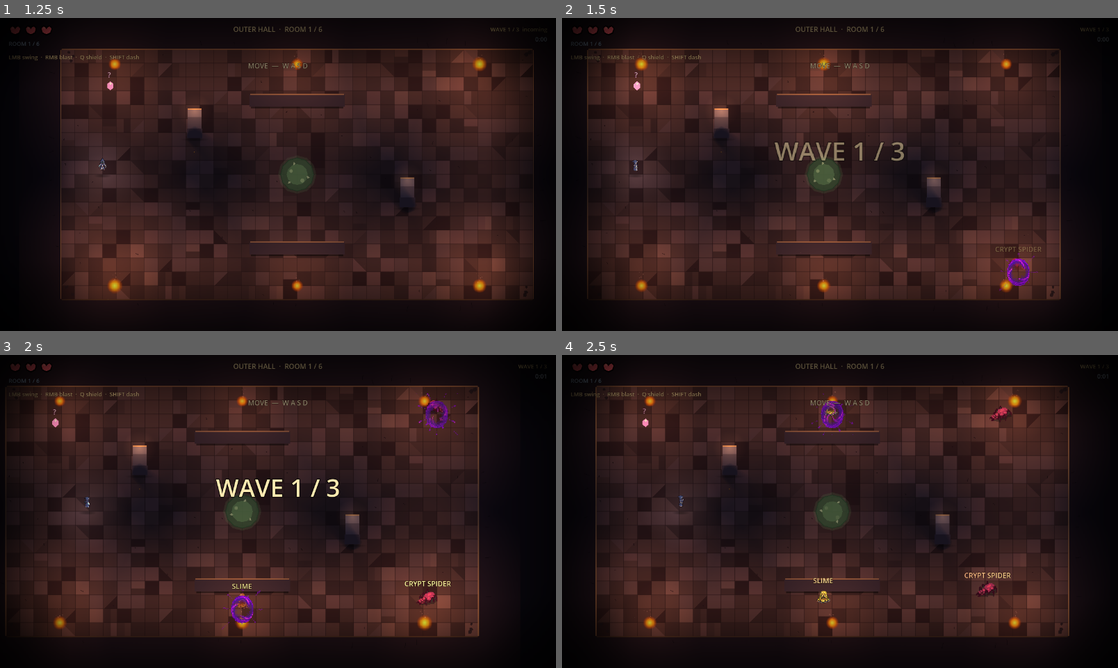
Above: before the commit, frames 1-4 (two rows, left to right).
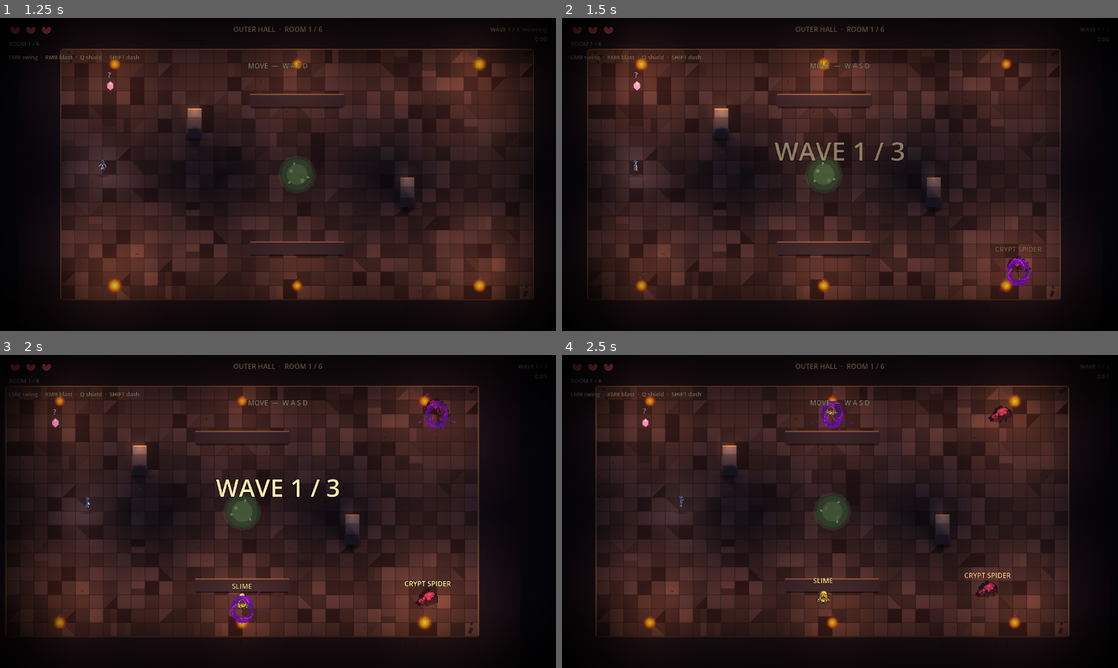
Above: after the commit, the same moments.

Repository: alitaghva1/ethera
Game: Godot game, scene res://scenes/main_menu.tscn
Same seed, same stepped clock (60 frames per second), same inputs: the game is played once before the commit and once after it.
Inputs (mouse positions are in pixels of both pictures, inside the frame that each line leads up to):
- Up to frame 1 (1.25 s): click "BEGIN" at 0.5 s
- Up to frame 2 (1.5 s): tap Enter at 1.25 s; move the mouse to (962, 158) at 1.27 s; press the mouse at (962, 158) at 1.28 s; hold D (move_right) from 1.28 s (still down)
- Up to frame 3 (2 s): keep holding D (move_right)
- Up to frame 4 (2.5 s): release D (move_right) at 2 s; release the mouse at (962, 495) at 2 s; drag from (728, 527) to (617, 423) at 2.02 s

Frame 1 is identical in both runs. In frame 2, less than 0.1% of the frame differs, in the area x 80-85%, y 76-82%; in frame 3, less than 0.1%, in the area x 42-81%, y 13-82%; in frame 4, less than 0.1%.

Commit message:
feat(godot iter-177): outline shader on enemies — silhouette parity with hero
Pre-iter-177 only the hero used the iter-117 sprite_outline.gdshader.
Every enemy sprite rendered with raw texture, no rim definition —
they blended into the dark warm-brown floor especially during
combat. The hero popped, the enemies didn't. Inconsistent silhouette
grammar.

Iter-177 applies the same shader to every enemy AnimatedSprite2D at
runtime in _ready. ShaderMaterial built programmatically vs baked
into enemy.tscn so the .tscn stays minimal and per-class tuning
(width per is_boss flag) lives in GDScript.

  outline_color  (0.04, 0.04, 0.08, 0.85)  — matches hero
  outline_width  1.0 px normal, 1.5 px boss

Every silhouette in the scene now shares the same edge family.
Bosses get the slightly thicker outline so their larger sprites
carry the rim weight proportionally without looking either weakly
defined OR too heavy.

Booted clean.

Co-Authored-By: Claude Opus 4.7 (1M context) <noreply@anthropic.com>

Diff:
--- a/slime-depths-godot/scripts/enemy.gd
+++ b/slime-depths-godot/scripts/enemy.gd
@@ -412,11 +412,41 @@
 	# .tscn) so the shadow scales with enemy_type.sprite_scale at spawn
 	# time; bosses get a bigger shadow, slimes get a smaller one.
 	_build_ground_shadow()
+	# Iter 177 — apply the iter-117 sprite outline shader. Pre-iter-177
+	# only the hero used it; enemies blended into the dark floor with
+	# no rim definition. Now every enemy sprite gets a 1-px near-black
+	# outline so the silhouette pops the same way the hero's does.
+	# Bosses get a slightly thicker outline (1.5 px) so their bigger
+	# sprites carry the silhouette weight too.
+	_apply_outline_shader()
 	# Iter 166 — first-encounter banner. If this enemy type hasn't been
 	# seen this session, briefly show its display_name above the head.
 	# Helps players learn the 20-enemy roster — Hades canonical. Bosses
 	# skipped (they have their own iter-148 intro cinematic).
 	_maybe_show_first_encounter_banner()
+
+# Iter 177 — outline shader applied at runtime so every enemy gets
+# the same silhouette definition the hero has had since iter-117.
+# ShaderMaterial built programmatically vs baked into enemy.tscn so
+# the .tscn stays minimal and the shader-param tuning lives in
+# code where it's easy to scan/adjust per enemy class.
+#
+# Outline color matches the hero (dark blue (0.04, 0.04, 0.08)) so
+# every silhouette in the scene shares the same edge family.
+# Width 1.0 px for normal enemies; 1.5 for bosses so their bigger
+# sprites carry the outline weight proportionally.
+const OUTLINE_SHADER: Shader = preload("res://assets/shaders/sprite_outline.gdshader")
+const OUTLINE_COLOR: Color = Color(0.04, 0.04, 0.08, 0.85)
+
+func _apply_outline_shader() -> void:
+	if sprite == null:
+		return
+	var mat: ShaderMaterial = ShaderMaterial.new()
+	mat.shader = OUTLINE_SHADER
+	mat.set_shader_parameter("outline_color", OUTLINE_COLOR)
+	var width: float = 1.5 if (enemy_type != null and enemy_type.is_boss) else 1.0
+	mat.set_shader_parameter("outline_width", width)
+	sprite.material = mat
 
 # Iter 166 — first-encounter banner. Each unique enemy type the player
 # meets THIS SESSION gets a one-shot floating label above the head:
